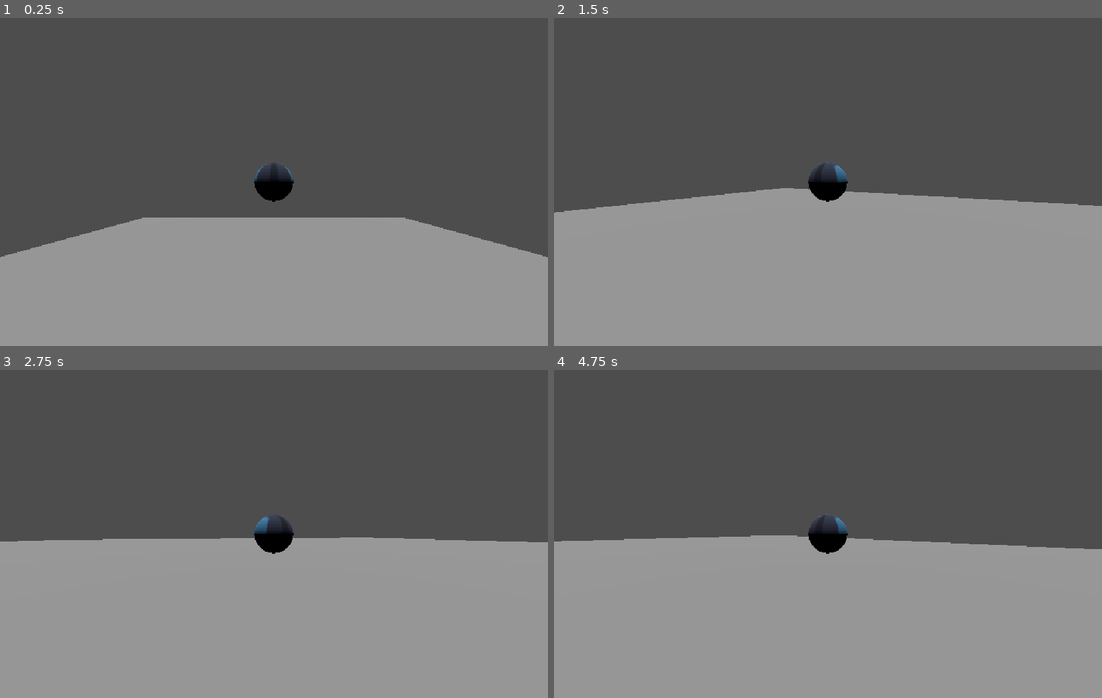
Above: before the commit, frames 1-4 (two rows, left to right).
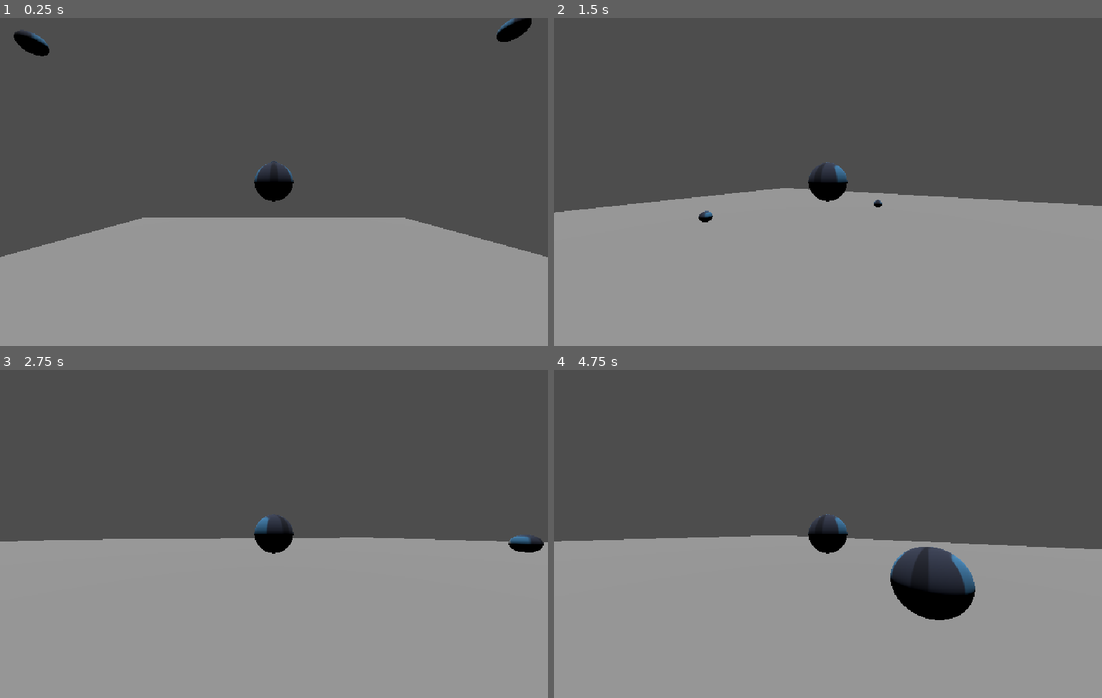
Above: after the commit, the same moments.

Repository: Jujulien45/Waffle_studio
Game: Godot game, scene res://dev.tscn
Two runs of this game, one before a commit and one after it. Both use one fixed random seed, a clock stepped at 60 frames per second and the inputs below. The engine's default icon, where the game draws it, is replaced by a stand-in: a white triangle on a blue panel in a dark square.
Inputs (mouse positions are in pixels of both pictures, inside the frame that each line leads up to):
- Up to frame 1 (0.25 s): no input
- Up to frame 2 (1.5 s): tap Enter (ui_accept) at 0.5, 0.77 s; move the mouse to (855, 182) at 0.52 s; hold Up (ui_up) from 0.53 s (still down); tap P at 0.6, 1.35 s; move the mouse to (800, 182) at 1.27 s
- Up to frame 3 (2.75 s): keep holding Up (ui_up); tap Enter (ui_accept) at 1.52 s; move the mouse to (284, 527) at 2.02 s; tap P at 2.1 s
- Up to frame 4 (4.75 s): keep holding Up (ui_up); tap Enter (ui_accept) at 2.75, 3.02, 3.77, 4.25, 4.52 s; move the mouse to (822, 540) at 2.77 s; tap P at 2.85, 3.6, 4.35 s; move the mouse to (866, 537) at 3.52 s; move the mouse to (784, 530) at 4.27 s

The runs differ from the first frame. In frame 1, 0.6% of the frame differs, in the area x 2-97%, y 0-45%; in frame 2, 0.1%; in frame 3, 0.3%; in frame 4, 2.7%, in the area x 61-77%, y 53-77%.

Commit message:
chick colecting and physics

Diff:
--- /dev/null
+++ b/Chick.tscn
@@ -0,0 +1,37 @@
+[gd_scene load_steps=7 format=3 uid="uid://6ntoukbhnxjy"]
+
+[ext_resource type="Script" uid="uid://bbp1il4kn4ohq" path="res://chick.gd" id="1_2hhta"]
+[ext_resource type="Texture2D" uid="uid://cgulswnk8dixw" path="res://icon.svg" id="2_6usit"]
+
+[sub_resource type="SphereShape3D" id="SphereShape3D_6usit"]
+
+[sub_resource type="SphereShape3D" id="SphereShape3D_vgagl"]
+
+[sub_resource type="SphereMesh" id="SphereMesh_vgagl"]
+
+[sub_resource type="StandardMaterial3D" id="StandardMaterial3D_l2guy"]
+albedo_texture = ExtResource("2_6usit")
+
+[node name="Chick" type="RigidBody3D"]
+mass = 10.0
+script = ExtResource("1_2hhta")
+
+[node name="RayCast3D" type="RayCast3D" parent="."]
+
+[node name="CollisionShape3D" type="CollisionShape3D" parent="."]
+transform = Transform3D(0.5, 0, 0, 0, 0.5, 0, 0, 0, 0.5, 0, 0, 0)
+shape = SubResource("SphereShape3D_6usit")
+
+[node name="Area3D" type="Area3D" parent="."]
+
+[node name="CollisionShape3D" type="CollisionShape3D" parent="Area3D"]
+transform = Transform3D(1.25, 0, 0, 0, 1.25, 0, 0, 0, 1.25, 0, 0, 0)
+shape = SubResource("SphereShape3D_vgagl")
+
+[node name="MeshInstance3D" type="MeshInstance3D" parent="."]
+transform = Transform3D(0.5, 0, 0, 0, 0.5, 0, 0, 0, 0.5, 0, 0, 0)
+mesh = SubResource("SphereMesh_vgagl")
+skeleton = NodePath("../Area3D")
+surface_material_override/0 = SubResource("StandardMaterial3D_l2guy")
+
+[connection signal="body_entered" from="Area3D" to="." method="_on_area_3d_body_entered"]
--- a/character_body_3d.gd
+++ b/character_body_3d.gd
@@ -67,3 +67,7 @@
 			get_tree().quit()
 		if event.pressed and event.keycode == KEY_P:
 			paused = not paused
+
+
+func add_chick():
+	pass
--- /dev/null
+++ b/chick.gd
@@ -0,0 +1,8 @@
+extends RigidBody3D
+
+
+
+func _on_area_3d_body_entered(body: Node3D) -> void:
+	if body is CharacterBody3D:
+		body.add_chick()
+		queue_free()
--- a/dev.tscn
+++ b/dev.tscn
@@ -1,7 +1,8 @@
-[gd_scene load_steps=8 format=3 uid="uid://bkxx64rjjt2ns"]
+[gd_scene load_steps=9 format=3 uid="uid://bkxx64rjjt2ns"]
 
 [ext_resource type="Script" uid="uid://bruuuhkkk5ulm" path="res://character_body_3d.gd" id="1_coge5"]
 [ext_resource type="Texture2D" uid="uid://cgulswnk8dixw" path="res://icon.svg" id="2_fkxo1"]
+[ext_resource type="PackedScene" uid="uid://6ntoukbhnxjy" path="res://Chick.tscn" id="3_daqws"]
 
 [sub_resource type="BoxShape3D" id="BoxShape3D_fkxo1"]
 
@@ -42,3 +43,15 @@
 [node name="Camera3D" type="Camera3D" parent="CharacterBody3D"]
 transform = Transform3D(1, 0, 0, 0, 1, 0, 0, 0, 1, 0, 0.44526482, 1.1388335)
 fov = 93.84055
+
+[node name="Chick" parent="." instance=ExtResource("3_daqws")]
+transform = Transform3D(1, 0, 0, 0, 1, 0, 0, 0, 1, 6.227989, 9.162504, 0)
+
+[node name="Chick2" parent="." instance=ExtResource("3_daqws")]
+transform = Transform3D(1, 0, 0, 0, 1, 0, 0, 0, 1, 0, 6.6455564, 8.781688)
+
+[node name="Chick3" parent="." instance=ExtResource("3_daqws")]
+transform = Transform3D(1, 0, 0, 0, 1, 0, 0, 0, 1, -6.277223, 8.783419, 0)
+
+[node name="Chick4" parent="." instance=ExtResource("3_daqws")]
+transform = Transform3D(1, 0, 0, 0, 1, 0, 0, 0, 1, 0, 6.453464, -6.9914875)
Not shown, added: chick.gd.uid
